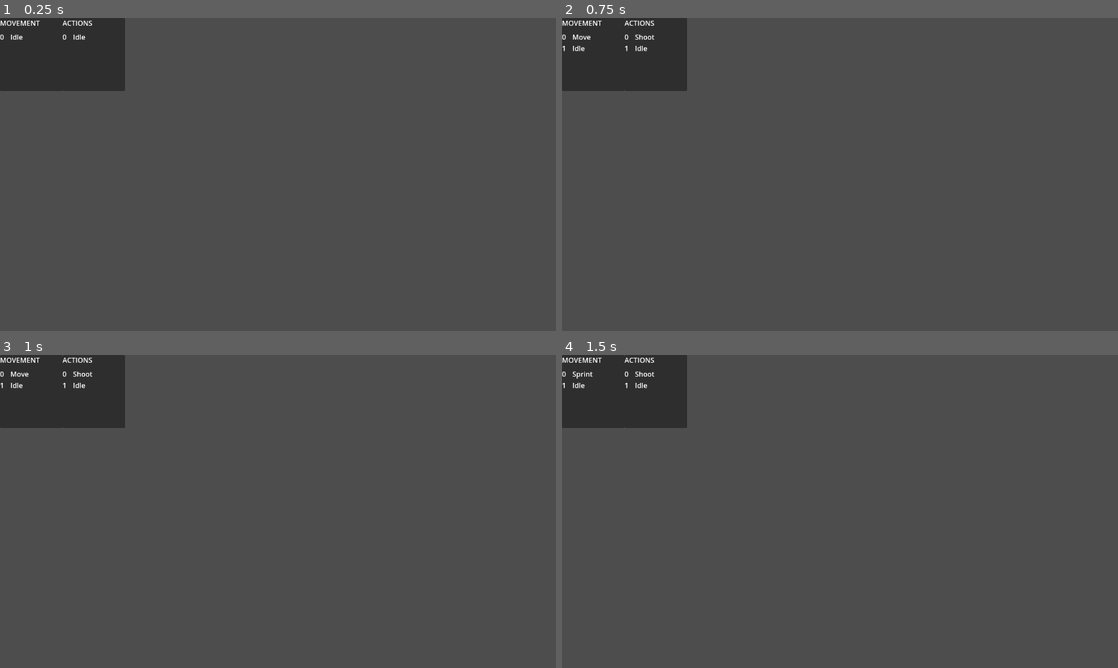
Above: before the commit, frames 1-4 (two rows, left to right).
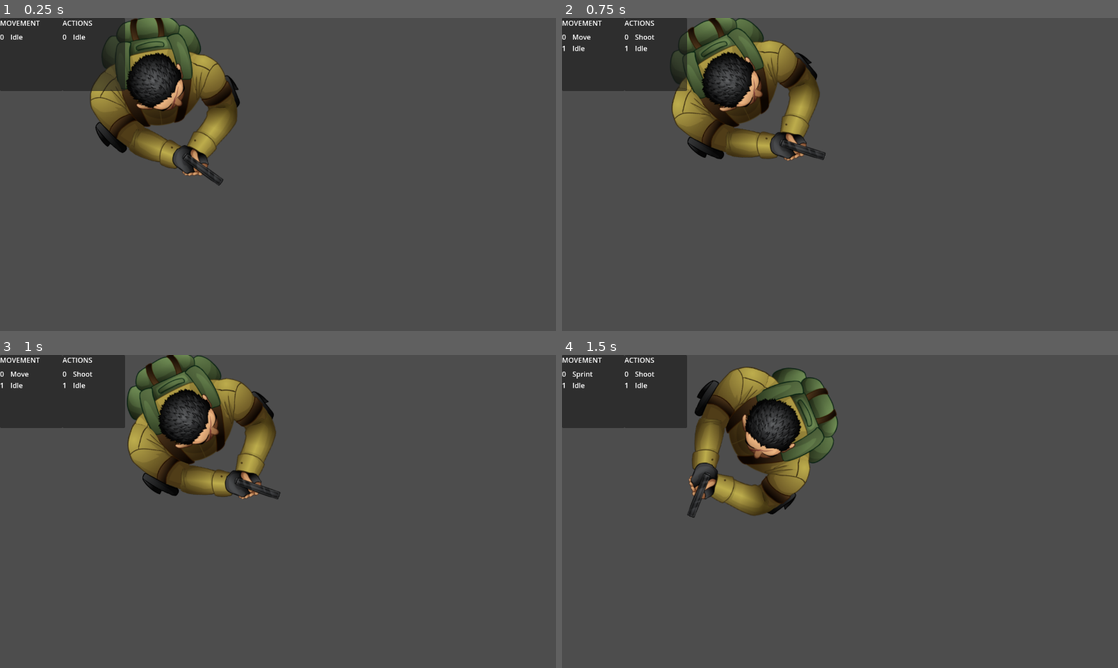
Above: after the commit, the same moments.

Repository: seffa1/ZombieGameRefactor
Game: Godot game, scene res://Main/Game.tscn
Two runs of this game, one before a commit and one after it. Both use one fixed random seed, a clock stepped at 60 frames per second and the inputs below.
Inputs (mouse positions are in pixels of both pictures, inside the frame that each line leads up to):
- Up to frame 1 (0.25 s): no input
- Up to frame 2 (0.75 s): tap Enter at 0.5 s; move the mouse to (962, 158) at 0.52 s; press the mouse at (962, 158) at 0.53 s; hold D (move_right) from 0.53 s (still down)
- Up to frame 3 (1 s): keep holding D (move_right)
- Up to frame 4 (1.5 s): move the mouse to (728, 527) at 1.27 s; release D (move_right) at 1.28 s; release the mouse at (728, 527) at 1.28 s; hold S (move_down) from 1.28 s (still down); tap Shift (sprint) at 1.35 s

The runs differ from the first frame. In frame 1, 7.9% of the frame differs, in the area x 16-44%, y 0-54%; in frame 2, 8.1%; in frame 3, 8.4%; in frame 4, 8.5%, in the area x 22-50%, y 3-52%.

Commit message:
placeholder player art

Diff:
--- a/Player/Player.tscn
+++ b/Player/Player.tscn
@@ -13,9 +13,10 @@
 [ext_resource type="Script" path="res://Player/states/actions/throw.gd" id="11_83mo6"]
 [ext_resource type="Script" path="res://Player/states/actions/melee.gd" id="12_u67uk"]
 [ext_resource type="Script" path="res://Player/states/actions/die.gd" id="13_lfdfl"]
+[ext_resource type="Texture2D" uid="uid://ctl65mm8ars0g" path="res://Weapons/Pistol_01/sprites/pistol_idle/Idle_gun_000.png" id="14_k6vfd"]
 
 [sub_resource type="CircleShape2D" id="CircleShape2D_j0327"]
-radius = 42.0
+radius = 135.148
 
 [node name="Player" type="CharacterBody2D"]
 motion_mode = 1
@@ -62,5 +63,12 @@
 [node name="StaminaTimer" type="Timer" parent="."]
 one_shot = true
 
+[node name="placeholder" type="Sprite2D" parent="."]
+rotation = -1.5708
+texture = ExtResource("14_k6vfd")
+offset = Vector2(-15, 50)
+
 [node name="CollisionShape2D" type="CollisionShape2D" parent="."]
 shape = SubResource("CircleShape2D_j0327")
+
+[node name="CameraTransform" type="RemoteTransform2D" parent="."]
--- a/Player/states/movement/move.gd
+++ b/Player/states/movement/move.gd
@@ -26,6 +26,9 @@
 
 
 func update(delta):
+	# Rotate towards mouse
+	update_look_direction()
+
 	var input_direction = get_input_direction()
 	if not input_direction:
 		emit_signal("finished", "previous")
Not shown: 1 places in Player/Player.tscn that only renumber resources
Binary file added: Weapons/Pistol_01/sprites/pistol_buy.png
Not shown, added: Weapons/Pistol_01/sprites/pistol_buy.png.import
Binary file added: Weapons/Pistol_01/sprites/pistol_idle/Idle_gun_000.png
Not shown, added: Weapons/Pistol_01/sprites/pistol_idle/Idle_gun_000.png.import
Binary file added: Weapons/Pistol_01/sprites/pistol_idle/Idle_gun_001.png
Not shown, added: Weapons/Pistol_01/sprites/pistol_idle/Idle_gun_001.png.import
Binary file added: Weapons/Pistol_01/sprites/pistol_idle/Idle_gun_002.png
Not shown, added: Weapons/Pistol_01/sprites/pistol_idle/Idle_gun_002.png.import
Binary file added: Weapons/Pistol_01/sprites/pistol_idle/Idle_gun_003.png
Not shown, added: Weapons/Pistol_01/sprites/pistol_idle/Idle_gun_003.png.import
Binary file added: Weapons/Pistol_01/sprites/pistol_idle/Idle_gun_004.png
(and 40 more such lines)
